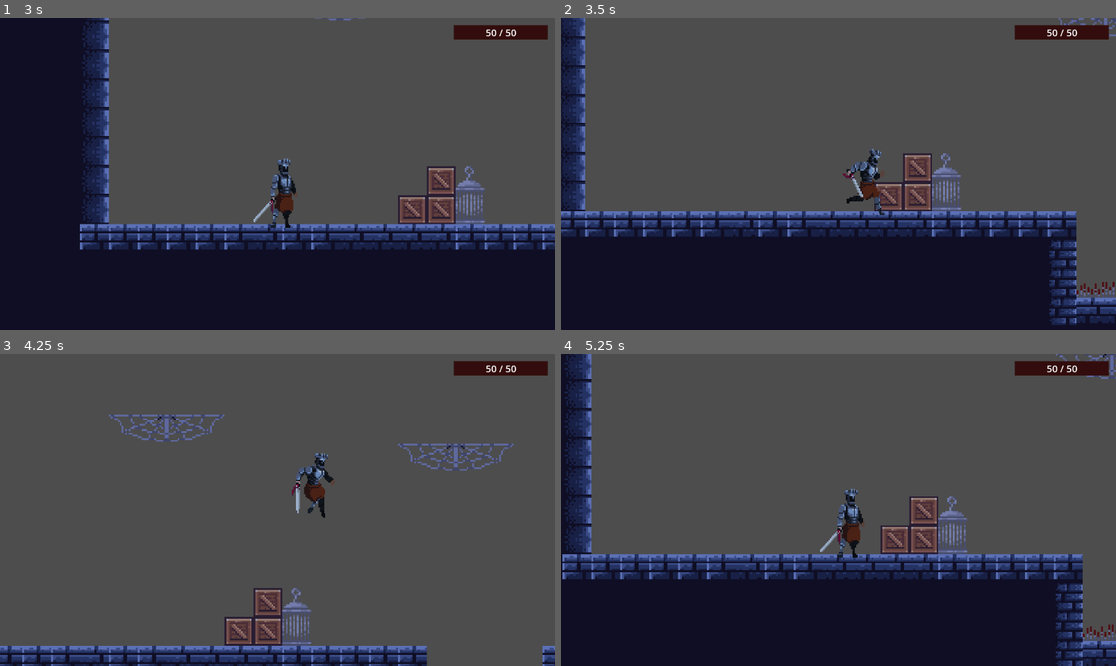
Above: before the commit, frames 1-4 (two rows, left to right).
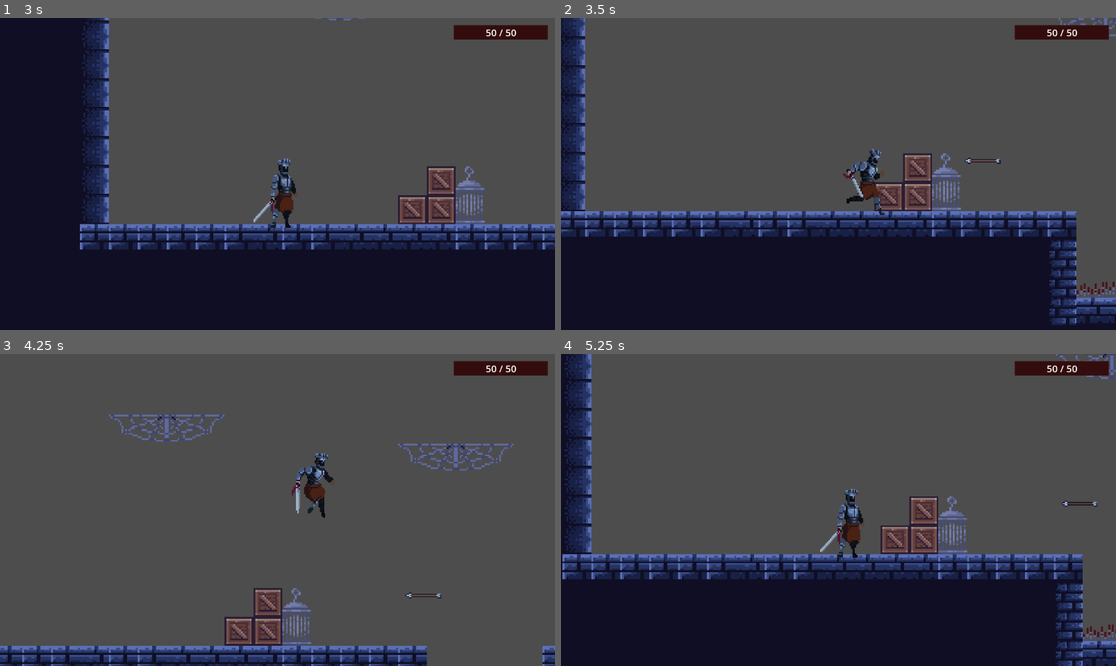
Above: after the commit, the same moments.

Repository: wyzhou01/godot-platformer
Game: Godot game, scene res://node_2d.tscn
Same seed, same stepped clock (60 frames per second), same inputs: the game is played once before the commit and once after it.
Inputs (mouse positions are in pixels of both pictures, inside the frame that each line leads up to):
- Up to frame 1 (3 s): move the mouse to (399, 158) at 0.52 s; hold D (right) 0.53-2.03 s; click (399, 158) at 0.6 s; tap Space (jump) at 0.77, 1.52 s; move the mouse to (166, 189) at 1.27 s; tap Ctrl (crouch) at 1.35 s; move the mouse to (333, 105) at 2.02 s; hold A (left) 2.03-2.78 s; hold X 2.03-2.78 s; move the mouse to (249, 236) at 2.77 s; hold D (right) from 2.78 s (still down); click (249, 236) at 2.85 s
- Up to frame 2 (3.5 s): keep holding D (right); tap Space (jump) at 3.02 s
- Up to frame 3 (4.25 s): keep holding D (right); move the mouse to (444, 556) at 3.52 s; hold Ctrl (crouch) from 3.53 s (still down); tap Space (jump) at 3.77 s
- Up to frame 4 (5.25 s): move the mouse to (672, 463) at 4.27 s; release D (right) at 4.28 s; release Ctrl (crouch) at 4.28 s; hold A (left) 4.28-5.03 s; tap X at 4.35 s; tap Space (jump) at 4.52 s; move the mouse to (866, 510) at 5.02 s; hold D (right) from 5.03 s (still down); click (866, 510) at 5.1 s

Frame 1 is identical in both runs. In frame 2, less than 0.1% of the frame differs, in the area x 72-80%, y 44-47%; in frame 3, less than 0.1%; in frame 4, less than 0.1%, in the area x 90-97%, y 46-49%.

Commit message:
测试: 弓箭手移至玩家右侧x=-800和x=-550（都在玩家左边视角，朝左射箭）

Diff:
--- a/node_2d.tscn
+++ b/node_2d.tscn
@@ -218,11 +218,11 @@
 color = Color(0.6453831, 0.7233244, 0.984808, 1)
 
 [node name="弓箭手" parent="." unique_id=2120765706 instance=ExtResource("3_epypp")]
-position = Vector2(-889, 283)
+position = Vector2(-800, 280)
 arrow_speed = 300.0
 
 [node name="CharacterBody2D" parent="." unique_id=871606334 instance=ExtResource("3_epypp")]
-position = Vector2(150, 279)
+position = Vector2(-550, 285)
 up_direction = Vector2(0, 1)
 arrow_speed = 300.0
 
